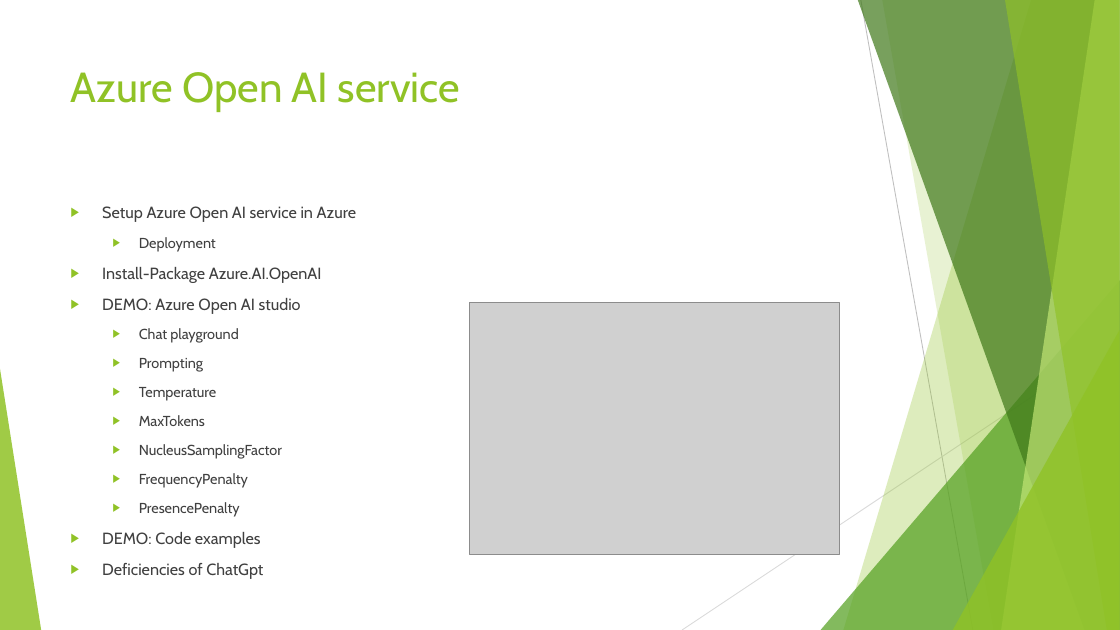
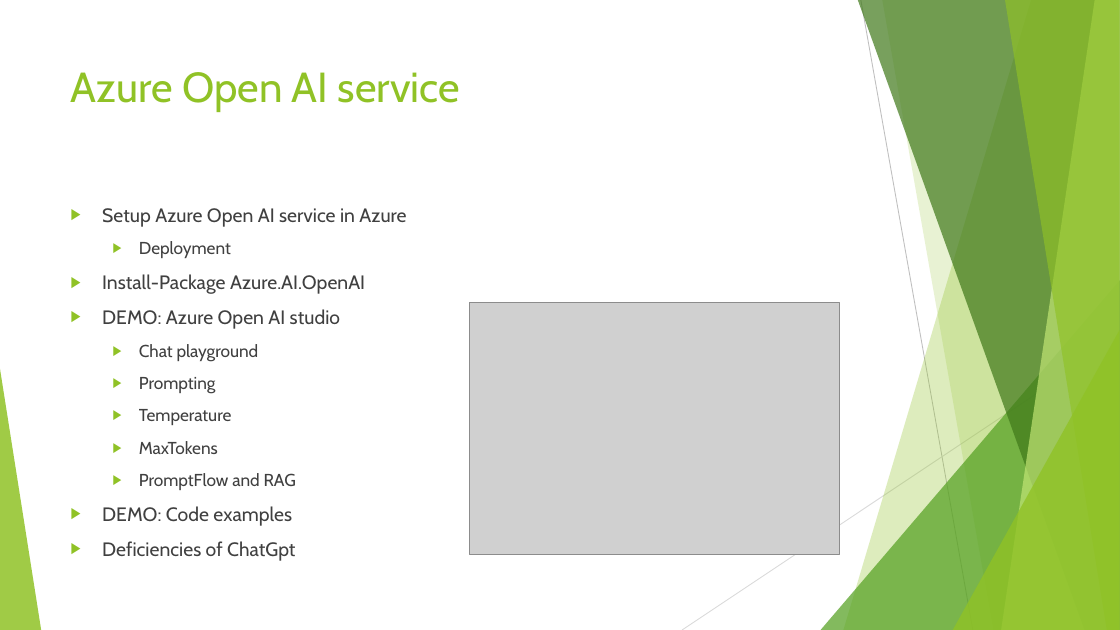
Before and after one commit to johnstaveley/JaaS, a slide deck: slide 10 of JaaS.pptx. Drawn at 1120x630 pixels with LibreOffice and Linux fonts; fonts in the diff are those of the drawing; grey boxes stand for pictures. Boxes give left, top, right and bottom in pixels: in the first picture for what was removed or moved away, otherwise in the second. Text is boxed around its words. In the diff, an @@ line names an element or a change of style, - is before the commit and + after.

Commit message:
Amnd presentation

```diff
--- a/JaaS.pptx
+++ b/JaaS.pptx
@@ text at [102,208,406,561]: size 13.9 to 16.6 pt in "Setup Azure Open AI service in Azure", "Install-Package Azure.AI.OpenAI", "DEMO: Azure Open AI studio", "DEMO: Code examples" and 1 more places; size 12.4 to 14.8 pt in "Deployment", "Chat playground", "Prompting", "Temperature" and 1 more places @@
@@ text at [139,473,296,490]: text changed; size 12.4 to 14.8 pt @@
-  ▶ NucleusSamplingFactor
-  ▶ FrequencyPenalty
-  ▶ PresencePenalty
+  ▶ PromptFlow and RAG
```
Also in this commit, not shown: 1 other file.
